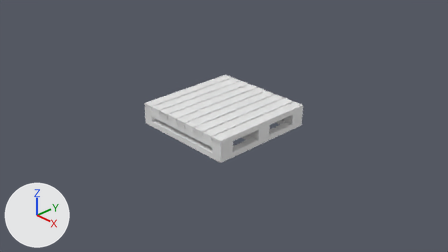
Before and after pictures for a commit that changed the Blender file Models/GroupD/Factory Kit/Factory Machinery/Pallets/Pallets.blend.
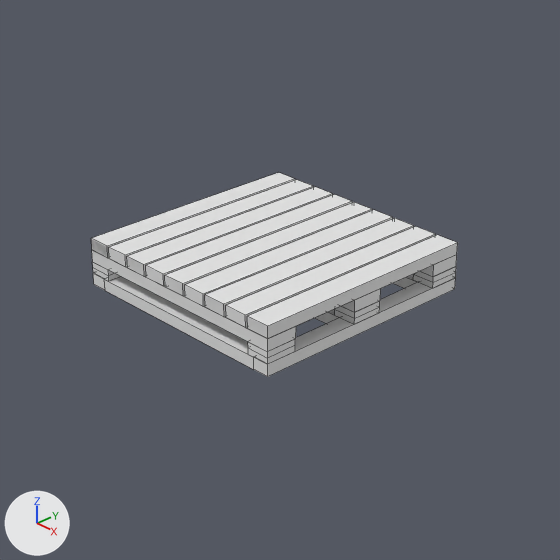
There are two pictures of each version: one from the file's camera 'Camera', one close up on the part from 23% to 78% of the width and 0% to 96% of the height. The lights are fixed; the arrows at lower left show +X, +Y and +Z. The close-ups show mesh edges as thin lines. Materials are left out; every surface is plain grey.

The scene before the commit, as lines of its bpy script (objects in view):
```python
me_cube = bpy.data.meshes.new('Cube')
me_cube.from_pydata(...)  # 72 vertices, 54 faces; spans x -9.8..9.8, y -1.0..1.0, z -8.0..-6.0
me_cube.materials.append(mat_material)
me_cube_002 = bpy.data.meshes.new('Cube.002')
me_cube_002.from_pydata(...)  # 96 vertices, 72 faces; spans x -10.0..10.0, y -7.5..7.5, z 4.1..8.1
me_cube_005 = bpy.data.meshes.new('Cube.005')
me_cube_005.from_pydata(...)  # a box spanning x -7.34..-5.34, y -1.0..1.0, z -2.0..0.0; a box spanning x -1.0..1.0, y -1.0..1.0, z -2.0..0.0; a box spanning x 5.34..7.34, y -1.0..1.0, z -2.0..0.0
me_cube_005.materials.append(mat_material)
me_cube_006 = bpy.data.meshes.new('Cube.006')
me_cube_006.from_pydata(...)  # a box spanning x -13.9..-11.9, y -1.0..1.0, z -2.0..0.0; a box spanning x 11.9..13.9, y -1.0..1.0, z -2.0..0.0
me_cube_006.materials.append(mat_material)
ob_fm_007_bottom_side_planks = bpy.data.objects.new('FM-007 Bottom Side Planks', me_cube_005)
ob_fm_007_bottom_side_planks.location = (0.0, 0.0, -0.03)
ob_fm_007_bottom_side_planks.rotation_euler = (0.0, 0.0, 1.571)  # degrees (0, 0, 90)
ob_fm_007_bottom_side_planks.scale = (0.136, 0.856, -0.05)
ob_fm_007_frontbackbottomplanks = bpy.data.objects.new('FM-007 FrontBackBottomPlanks', me_cube_006)
ob_fm_007_frontbackbottomplanks.location = (0.0, 0.0, -0.028)
ob_fm_007_frontbackbottomplanks.scale = (0.0719, 1.0, -0.05)
ob_fm_007_top_planks = bpy.data.objects.new('FM-007 Top Planks', me_cube)
ob_fm_007_top_planks.location = (0.0, 0.0, -0.032)
ob_fm_007_top_planks.scale = (0.102, 1.0, -0.05)
ob_fm_007supportingblocks = bpy.data.objects.new('FM-007SupportingBlocks', me_cube_002)
ob_fm_007supportingblocks.location = (0.0, 0.0, -0.032)
ob_fm_007supportingblocks.scale = (0.1, 0.133, 0.025)
# also in view: 'FM-007 SideTopPlanks' at (0.0, 0.0, 0.22)
```
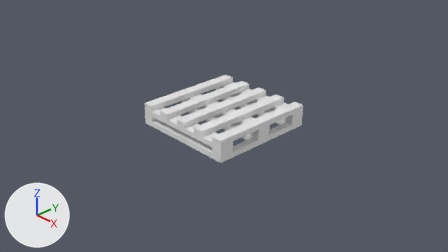
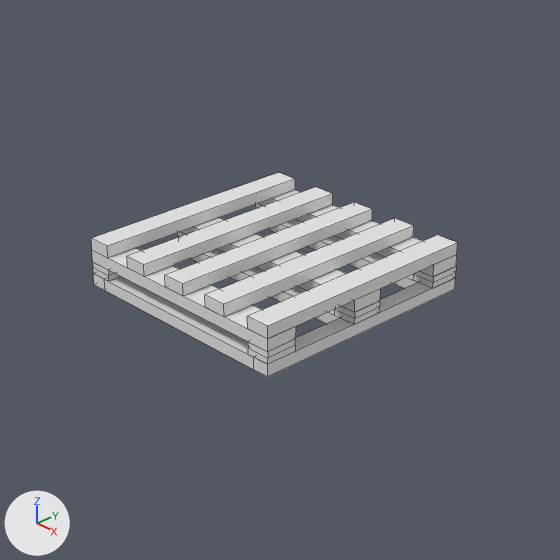
Where the newer file only moved an object's origin or applied its transform, the numbers keep the older frame.

What differs and where, as boxes (x1, y1, x2, y2) in the close-ups (560 x 560 px; the box of a moved part takes in the faces that stretch with it):
'FM-007 Top Planks', hidden
    before: (91, 173, 458, 339)
'FM-007 FrontBackBottomPlanks', moved
    both: (93, 273, 455, 377)
'FM-007SupportingBlocks', reshaped
    before: (93, 262, 456, 364)
    after: (93, 204, 456, 364)
part 1 of me_cube_002, moved or reshaped
    before: (93, 268, 121, 281)
    after: (93, 208, 257, 281)
part 2 of me_cube_002, moved or reshaped
    both: (248, 272, 456, 364)
'FM-007 TopPlanksAlt', unchanged, uncovered by the edit
    before: (91, 238, 406, 338)
    after: (91, 173, 458, 339)

What changed in the scene script:
```text
Change me_cube_002:
    used by ob_fm_007supportingblocks; location = (0.0, 0.0, -0.032); scale = (0.1, 0.133, 0.025)
    remove me_cube_002.from_pydata(...)  # 96 vertices, 72 faces; spans x -10.0..10.0, y -7.5..7.5, z 4.1..8.1
    add me_cube_002.from_pydata(...)  # 72 vertices, 66 faces; spans x -10.0..10.0, y -7.5..7.5, z 4.1..8.1
    me_cube_002 part 1
    12 vertices are removed from x -10.0..-8.0, y -7.5..7.5, z 6.1
    15 faces are deleted
    12 new faces join them
    me_cube_002 part 2
    12 vertices are removed from x 8.0..10.0, y -7.5..7.5, z 6.1
    16 faces are deleted
    13 new faces join them
Change ob_fm_007_frontbackbottomplanks:
    ob_fm_007_frontbackbottomplanks.location: (0.0, 0.0, -0.028) -> (0.0, 0.0, -0.032)
Change ob_fm_007_top_planks:
    add ob_fm_007_top_planks.hide_set(True)
```
